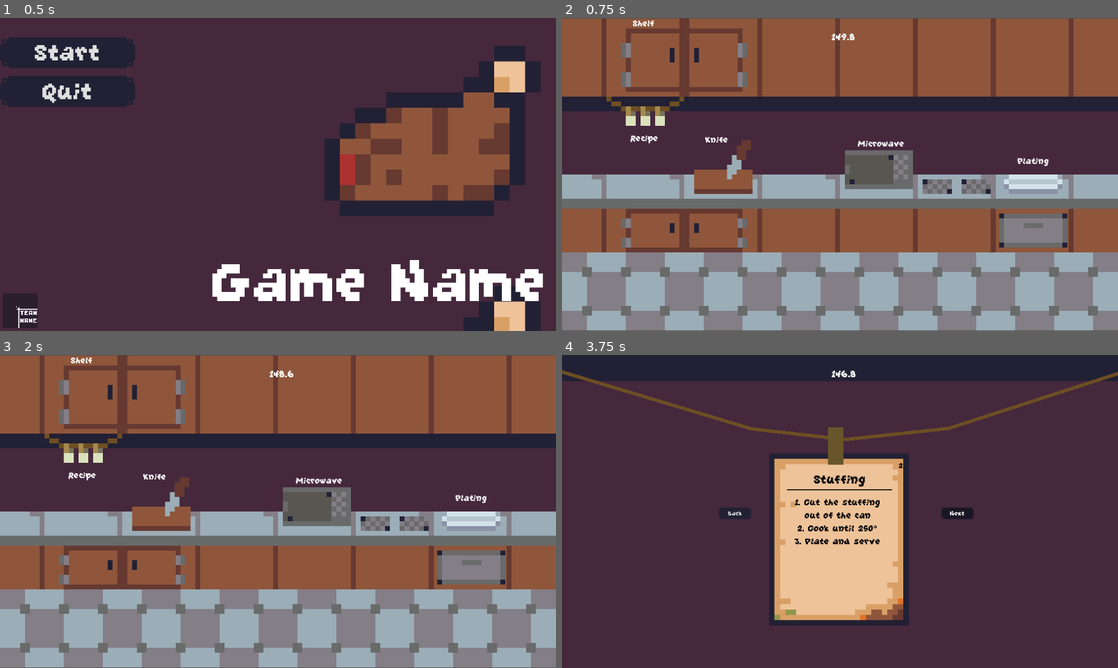
Above: before the commit, frames 1-4 (two rows, left to right).
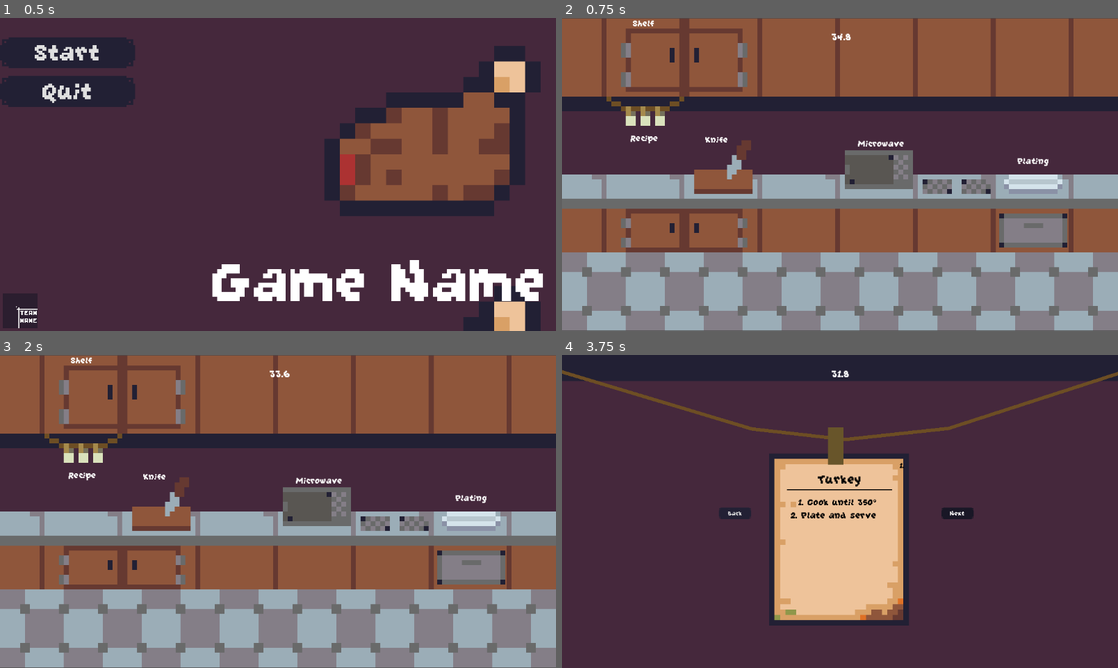
Above: after the commit, the same moments.

Repository: Sastingus/Team-name-GMTK-2026
Game: Godot game, scene res://scenes/worlds/main_menu.tscn
Two runs of this game, one before a commit and one after it. Both use one fixed random seed, a clock stepped at 60 frames per second and the inputs below.
Inputs (mouse positions are in pixels of both pictures, inside the frame that each line leads up to):
- Up to frame 1 (0.5 s): no input
- Up to frame 2 (0.75 s): click "Start" at 0.5 s
- Up to frame 3 (2 s): tap Enter at 1.25 s; move the mouse to (250, 574) at 1.27 s; right-click (250, 574) at 1.35 s
- Up to frame 4 (3.75 s): move the mouse to (1006, 558) at 2.02 s; click (1006, 558) at 2.1 s; move the mouse to (673, 464) at 2.77 s; right-click (673, 464) at 2.85 s; click "Next" at 3.5 s

Frame 1 is identical in both runs. In frame 2, less than 0.1% of the frame differs, in the area x 48-53%, y 4-8%; in frame 3, less than 0.1%; in frame 4, 1.0%, in the area x 41-62%, y 4-61%.

Commit message:
win and lose song

Diff:
--- a/autoload/globals.gd
+++ b/autoload/globals.gd
@@ -6,13 +6,13 @@
 const THROW_STRENGTH = 0.5
 
 var sent_food := []
-const RECIPE_COUNT = 7
+const RECIPE_COUNT = 1
 
 var current_recipe := 1
 
 var in_game := false
 var game_timer := 0.0
-const GAME_TIME = 150
+const GAME_TIME = 35
 
 var current_station : Stations = Stations.KITCHEN
 
--- a/scenes/worlds/world.gd
+++ b/scenes/worlds/world.gd
@@ -9,16 +9,24 @@
 func _process(delta: float) -> void:
 	timer_label.text = str(round(Globals.game_timer*10)/10)
 	music_player()
+	if round(Globals.game_timer*10)/10 == 30.38:
+		fade_out()
+	if round(Globals.game_timer*10)/10 == 30:
+		fade_in()
 
 func _ready() -> void:
 	SignalBus.lose.connect(lose)
 	SignalBus.win.connect(win)
 
 func win():
+	audio_stream_player.stream = preload("res://assets/music/WinSong.mp3")
+	audio_stream_player.play()
 	win_label.visible = true
 	get_tree().paused = true
 
 func lose():
+	audio_stream_player.stream = preload("res://assets/music/LoseSong.mp3")
+	audio_stream_player.play()
 	lose_label.visible = true
 	explosion.play("default")
 	get_tree().paused = true
@@ -34,7 +42,16 @@
 		if not audio_stream_player.stream == load("res://assets/music/A-Song.mp3"):
 			audio_stream_player.stream = preload("res://assets/music/A-Song.mp3")
 			audio_stream_player.play()
-	else:
+	elif Globals.game_timer <= 30 and not Globals.game_timer <= 0 and not win_label.visible:
 		if not audio_stream_player.stream == load("res://assets/music/SONG3BS2WT.mp3"):
 			audio_stream_player.stream = preload("res://assets/music/SONG3BS2WT.mp3")
 			audio_stream_player.play()
+
+
+func fade_out():
+	var tween = get_tree().create_tween()
+	tween.tween_property(audio_stream_player,"volume_db",-30,0.25)
+
+func fade_in():
+	var tween = get_tree().create_tween()
+	tween.tween_property(audio_stream_player,"volume_db",0,0.25)
Not shown, added: assets/music/LoseSong.mp3.import
Not shown, added: assets/music/WinSong.mp3.import
Not shown, added: assets/music/LoseSong.mp3
Not shown, added: assets/music/WinSong.mp3
